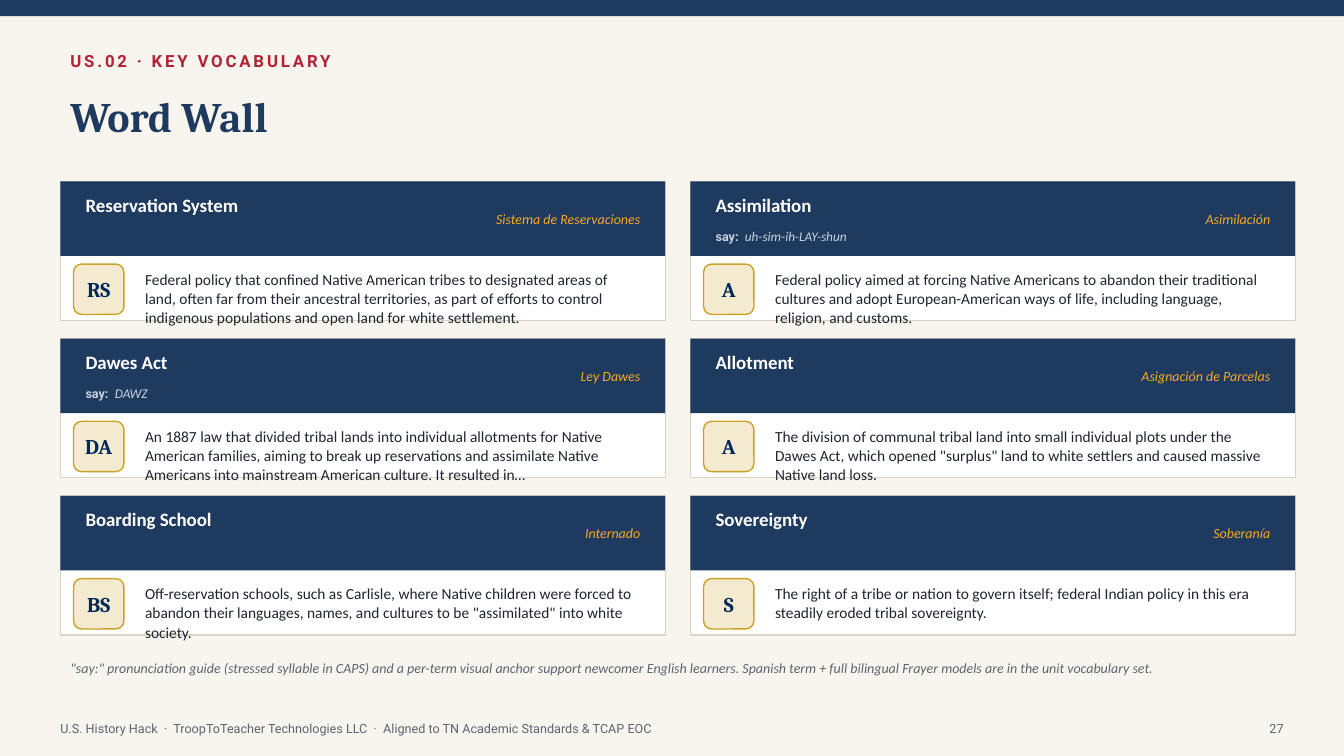
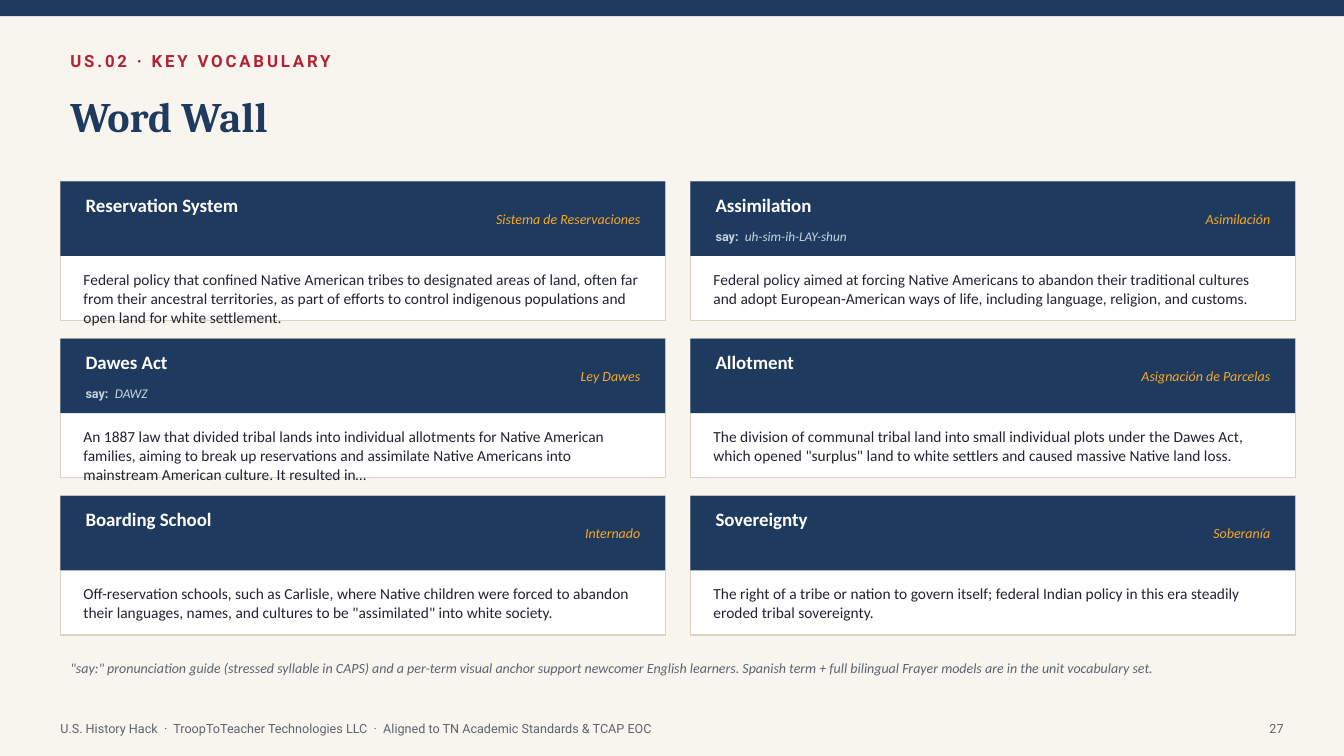
Before and after one commit to Trooptoteacher/trooptoteacher-history, a slide deck: slide 27 of HistoryHack_Platinum/deliverables_unit1/Unit1_Teacher_Deck_America250.pptx. Drawn at 1344x756 pixels with LibreOffice and Linux fonts; fonts in the diff are those of the drawing. Boxes give left, top, right and bottom in pixels: in the first picture for what was removed or moved away, otherwise in the second. Text is boxed around its words. In the diff, an @@ line names an element or a change of style, - is before the commit and + after.

```diff
--- a/HistoryHack_Platinum/deliverables_unit1/Unit1_Teacher_Deck_America250.pptx
+++ b/HistoryHack_Platinum/deliverables_unit1/Unit1_Teacher_Deck_America250.pptx
@@ text "Federal policy that confined Native ..." rewrapped from <box>145,274,608,326</box> to <box>83,274,638,326</box> @@
@@ rounded rectangle removed at <box>74,264,124,315</box> @@
@@ text "Federal policy aimed at forcing ..." rewrapped from <box>775,274,1257,326</box> to <box>713,274,1249,307</box> @@
@@ rounded rectangle removed at <box>704,264,754,315</box> @@
@@ text removed at <box>87,283,110,297</box> @@
-RS
@@ text removed at <box>722,283,736,297</box> @@
-A
@@ text "An 1887 law that divided ..." rewrapped from <box>145,431,602,480</box> to <box>83,431,604,480</box> @@
@@ rounded rectangle removed at <box>74,421,124,472</box> @@
@@ text removed at <box>85,440,112,454</box> @@
-DA
@@ text "The division of communal tribal ..." rewrapped from <box>775,431,1261,480</box> to <box>713,431,1242,464</box> @@
@@ rounded rectangle removed at <box>704,421,754,472</box> @@
@@ text removed at <box>722,440,736,454</box> @@
-A
@@ text "Off-reservation schools, such as Carlisle, ..." rewrapped from <box>145,588,631,621</box> to <box>83,588,628,621</box> @@
@@ rounded rectangle removed at <box>74,579,124,629</box> @@
@@ text removed at <box>87,598,110,612</box> @@
-BS
@@ text "The right of a tribe ..." rewrapped from <box>775,588,1249,621</box> to <box>713,588,1239,621</box> @@
@@ rounded rectangle removed at <box>704,579,754,629</box> @@
@@ text removed at <box>724,598,734,612</box> @@
-S
```
Also in this commit, not shown: 6 other slides changed, 1 other file.
